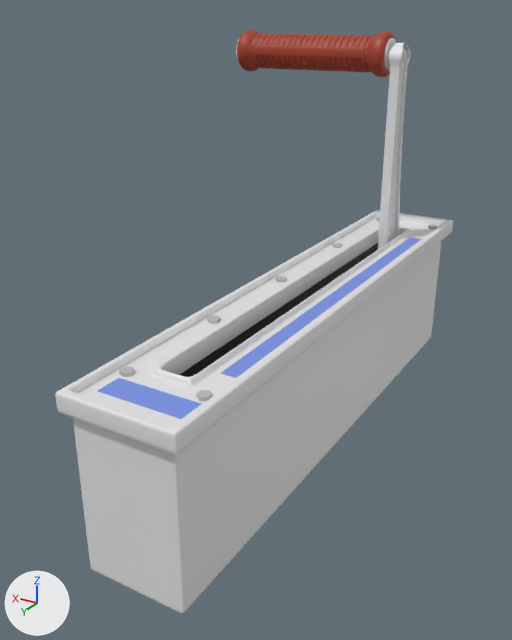
The Blender file Assets/Models/Cockpit Parts/throttle2.blend as it was, and as the next commit left it.
Rendered twice from a 50 mm lens placed at (-0.0157, 0.0321, 0.0153), pointed at (0.0028, 0.0013, -0.0001). Lighting does not change. The marker at lower left points along +X, +Y and +Z. The first picture is the older version.

Script lines for the objects in view, before the commit:
```python
ob_handle = bpy.data.objects.new('Handle', me_cylinder)
ob_handle.parent = ob_lever
ob_handle.location = (0.000564, -0.00704, 0.0131)
ob_handle.rotation_euler = (0.0, -1.571, 0.0)  # degrees (0, -90, 0)
ob_handle.scale = (0.00129, 0.00129, 0.00515)
ob_lever = bpy.data.objects.new('Lever', me_cube_001)
ob_lever.location = (0.0, -0.00339, 0.0)
ob_lever.scale = (0.73, 0.73, 0.73)
ob_throttle_guide_plate = bpy.data.objects.new('Throttle Guide Plate', me_cube)
ob_throttle_guide_plate.location = (0.0, 0.0, 0.0)
ob_throttle_guide_plate.scale = (0.643, 1.0, 1.0)
```
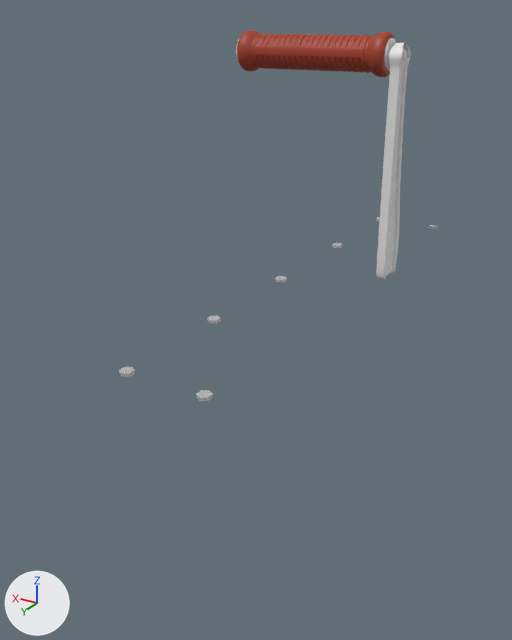
What differs and where, as boxes [x1, y1, x2, y2] in the pictures (512 x 640 px):
'Throttle Guide Plate', hidden: before [55, 210, 453, 613]

The change in detail:
Object 'Throttle Guide Plate' (ob_throttle_guide_plate) is now hidden.
